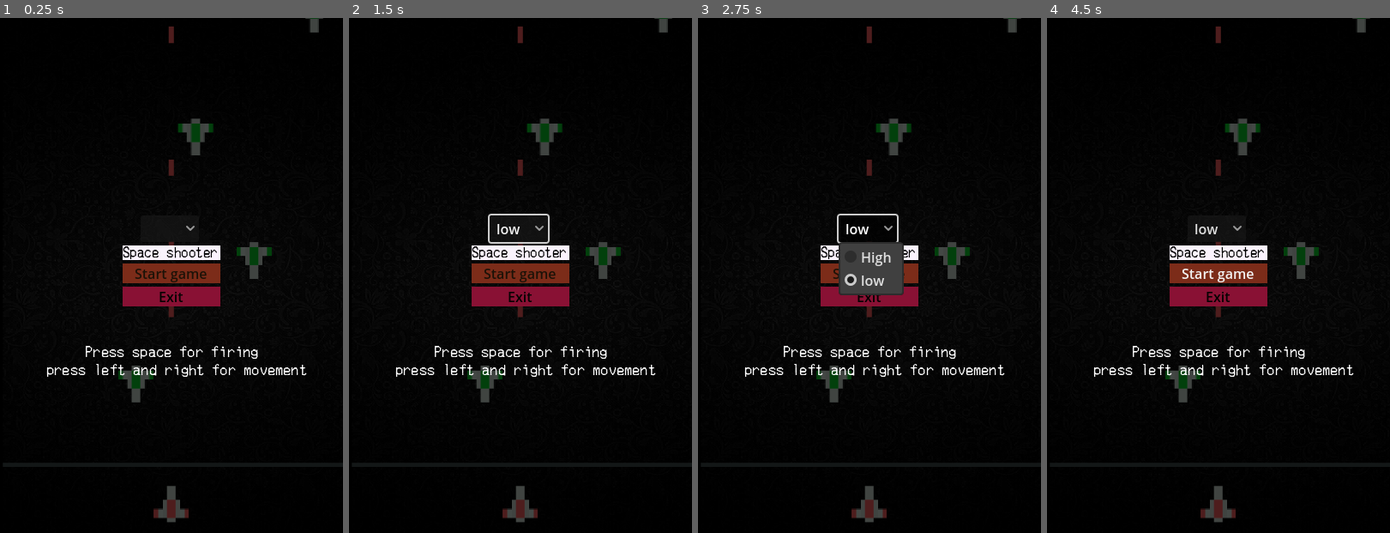
Above: before the commit, frames 1-4 (left to right).
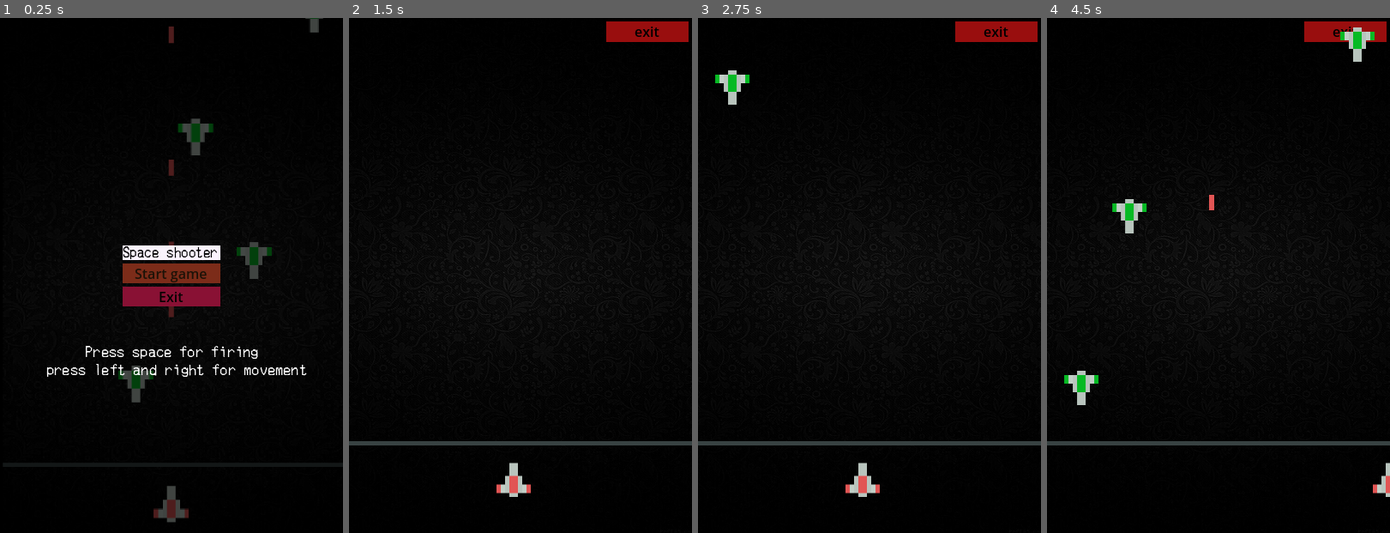
Above: after the commit, the same moments.

Repository: niranjansthaa11-code/My-first-godot-project-
Game: Godot game, scene res://menu/menu.tscn
Two runs of this game, one before a commit and one after it. Both use one fixed random seed, a clock stepped at 60 frames per second and the inputs below. Sound files missing from this copy of the repository are replaced by a short silence.
Inputs (mouse positions are in pixels of both pictures, inside the frame that each line leads up to):
- Up to frame 1 (0.25 s): no input
- Up to frame 2 (1.5 s): click (520, 229) at 0.52 s; click "Start game" at 1.25 s
- Up to frame 3 (2.75 s): click (869, 229) at 2 s, where only the run before the commit has a clickable "low"
- Up to frame 4 (4.5 s): click (1218, 275) at 2.75 s, where only the run before the commit has a clickable "Start game"; tap Space (shoot) at 3.5 s; hold Right (move_element_right) 3.53-4.28 s; hold Space (shoot) 3.53-4.28 s; hold Down from 4.28 s (still down); tap Alt at 4.35 s

The runs differ from the first frame. In frame 1, less than 0.1% of the frame differs, in the area x 54-57%, y 40-42%; in frame 2, 7.6%; in frame 3, 8.4%, in the area x 0-100%, y 0-98%; in frame 4, 8.3%.

Commit message:
added the sound effects while collision of the bullets and also the sound effect when we are starting the game

Diff:
--- /dev/null
+++ b/my-first-game-/do_it.gd
@@ -0,0 +1,13 @@
+extends Node2D
+
+
+# Called when the node enters the scene tree for the first time.
+func _ready() -> void:
+	$AudioStreamPlayer.play()
+	await $AudioStreamPlayer.finished
+	queue_free()
+
+
+# Called every frame. 'delta' is the elapsed time since the previous frame.
+func _process(delta: float) -> void:
+	pass
--- /dev/null
+++ b/my-first-game-/do_it.tscn
@@ -0,0 +1,11 @@
+[gd_scene load_steps=3 format=3 uid="uid://co5c05vylp5fj"]
+
+[ext_resource type="Script" uid="uid://upfd4stu5qy4" path="res://do_it.gd" id="1_hw7p7"]
+[ext_resource type="AudioStream" uid="uid://nvlnymds7vhe" path="res://assests of game/JUST DO IT - Sound Effect (HD) - Meme Sound FX.mp3" id="2_armdf"]
+
+[node name="do_it" type="Node2D"]
+script = ExtResource("1_hw7p7")
+
+[node name="AudioStreamPlayer" type="AudioStreamPlayer" parent="."]
+stream = ExtResource("2_armdf")
+volume_db = -7.536
--- a/my-first-game-/enemies/enemies.gd
+++ b/my-first-game-/enemies/enemies.gd
@@ -16,7 +16,16 @@
 
 func _on_area_entered(area: Area2D) -> void:
 	if area.name=="fires_area":
+		var sound_vfx=preload("res://sound.tscn")
+		var sound_scence=sound_vfx.instantiate()
+
+		get_parent().add_child(sound_scence)
+		sound_scence.global_position = global_position
+
+
 		area.get_parent().queue_free()
 		queue_free()
 
+
+
 	pass # Replace with function body.
--- a/my-first-game-/main.tscn
+++ b/my-first-game-/main.tscn
@@ -38,8 +38,6 @@
 [node name="player" parent="." instance=ExtResource("2_0xm2m")]
 position = Vector2(192, 536)
 
-[node name="fires" type="Node" parent="."]
-
 [node name="enemies spwanner" parent="." instance=ExtResource("4_lquwl")]
 
 [node name="Enemies" type="Node" parent="."]
@@ -49,3 +47,5 @@
 offset_top = 24.0
 offset_right = 368.0
 offset_bottom = 24.0
+
+[node name="fires" type="Node" parent="."]
--- a/my-first-game-/menu/menu.gd
+++ b/my-first-game-/menu/menu.gd
@@ -15,6 +15,10 @@
 
 
 func _on_start_pressed() -> void:
+	var sound_doit=preload("res://do_it.tscn")
+	var sound_scence=sound_doit.instantiate()
+	get_parent().add_child(sound_scence)
+
 	get_tree().change_scene_to_file("res://main.tscn")
 
 
--- a/my-first-game-/menu/menu.tscn
+++ b/my-first-game-/menu/menu.tscn
@@ -101,17 +101,5 @@
 text = "     Press space for firing
 press left and right for movement "
 
-[node name="OptionButton" type="OptionButton" parent="."]
-layout_mode = 0
-offset_left = 164.0
-offset_top = 230.0
-offset_right = 232.0
-offset_bottom = 261.0
-item_count = 2
-popup/item_0/text = "High"
-popup/item_0/id = 0
-popup/item_1/text = "low"
-popup/item_1/id = 1
-
 [connection signal="pressed" from="VBoxContainer/start" to="." method="_on_start_pressed"]
 [connection signal="pressed" from="VBoxContainer/exit" to="." method="_on_exit_pressed"]
--- /dev/null
+++ b/my-first-game-/sound.gd
@@ -0,0 +1,13 @@
+extends Node2D
+
+
+# Called when the node enters the scene tree for the first time.
+func _ready() -> void:
+	$AudioStreamPlayer.play()
+	await $AudioStreamPlayer.finished
+	queue_free()
+
+
+# Called every frame. 'delta' is the elapsed time since the previous frame.
+func _process(delta: float) -> void:
+	pass
--- /dev/null
+++ b/my-first-game-/sound.tscn
@@ -0,0 +1,11 @@
+[gd_scene load_steps=3 format=3 uid="uid://cg5mgbi7dsi3l"]
+
+[ext_resource type="Script" uid="uid://r10e3plkee4c" path="res://sound.gd" id="1_7ywqe"]
+[ext_resource type="AudioStream" uid="uid://ce0soqwan64px" path="res://sounds/FreeSFX/GameSFX/Impact/Retro Impact LoFi 09.wav" id="2_tdv2v"]
+
+[node name="blast_sound" type="Node2D"]
+script = ExtResource("1_7ywqe")
+
+[node name="AudioStreamPlayer" type="AudioStreamPlayer" parent="."]
+stream = ExtResource("2_tdv2v")
+volume_db = -10.0
Not shown, added: my-first-game-/assests of game/JUST DO IT - Sound Effect (HD) - Meme Sound FX.mp3.import
Not shown, added: my-first-game-/do_it.gd.uid
Not shown, added: my-first-game-/sound.gd.uid
Not shown, added: my-first-game-/sounds/FreeSFX/GameSFX/Alarms Blip Beeps/Retro Alarm 02.wav.import
Not shown, added: my-first-game-/sounds/FreeSFX/GameSFX/Alarms Blip Beeps/Retro Alarm Long 02.wav.import
Not shown, added: my-first-game-/sounds/FreeSFX/GameSFX/Alarms Blip Beeps/Retro Alarmed 06.wav.import
Not shown, added: my-first-game-/sounds/FreeSFX/GameSFX/Alarms Blip Beeps/Retro Alarmed 10.wav.import
Not shown, added: my-first-game-/sounds/FreeSFX/GameSFX/Alarms Blip Beeps/Retro Alarmed StereoUP 03.wav.import
Not shown, added: my-first-game-/sounds/FreeSFX/GameSFX/Alarms Blip Beeps/Retro Beeep 06.wav.import
Not shown, added: my-first-game-/sounds/FreeSFX/GameSFX/Alarms Blip Beeps/Retro Beeep 20.wav.import
Not shown, added: my-first-game-/sounds/FreeSFX/GameSFX/Alarms Blip Beeps/Retro Blip 07.wav.import
Not shown, added: my-first-game-/sounds/FreeSFX/GameSFX/Alarms Blip Beeps/Retro Blip 15.wav.import
(and 414 more such lines)
